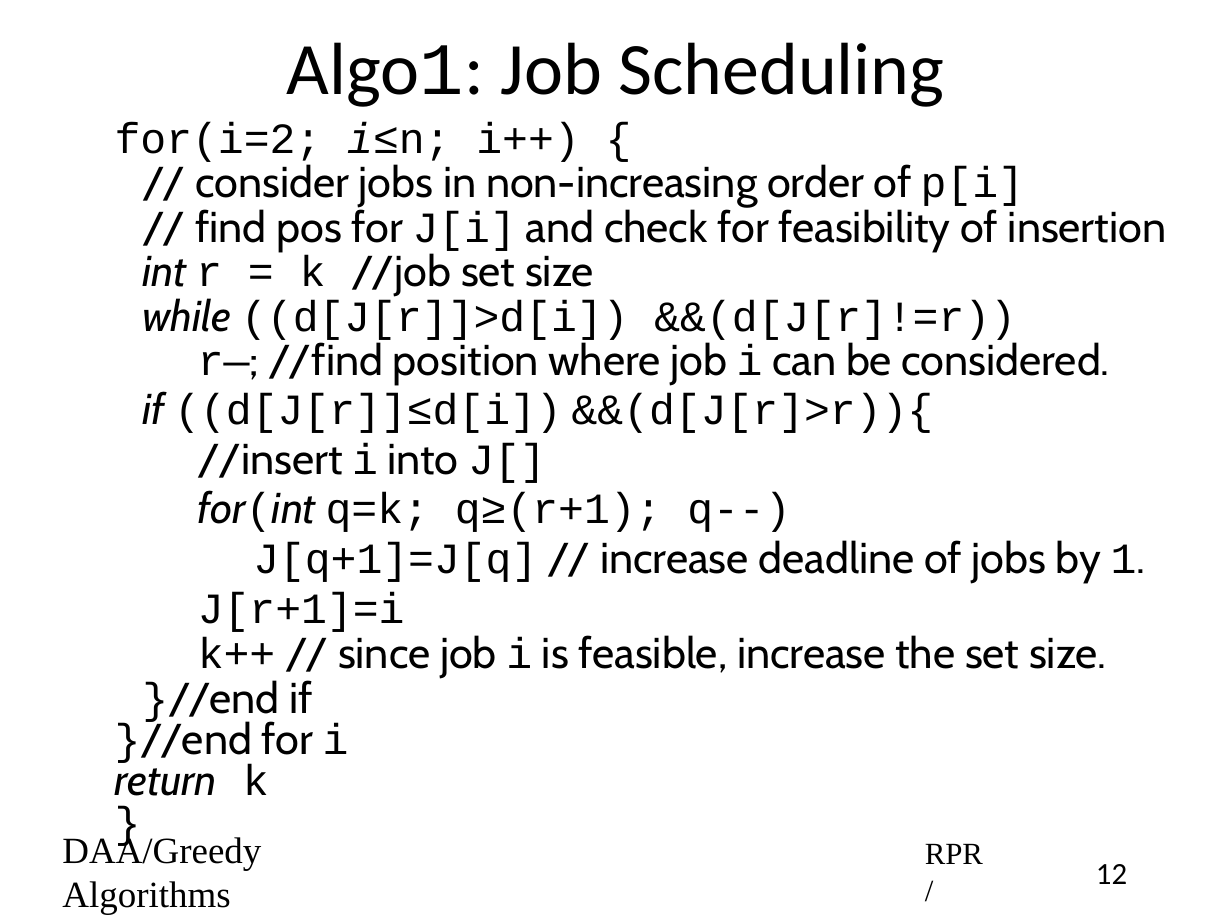
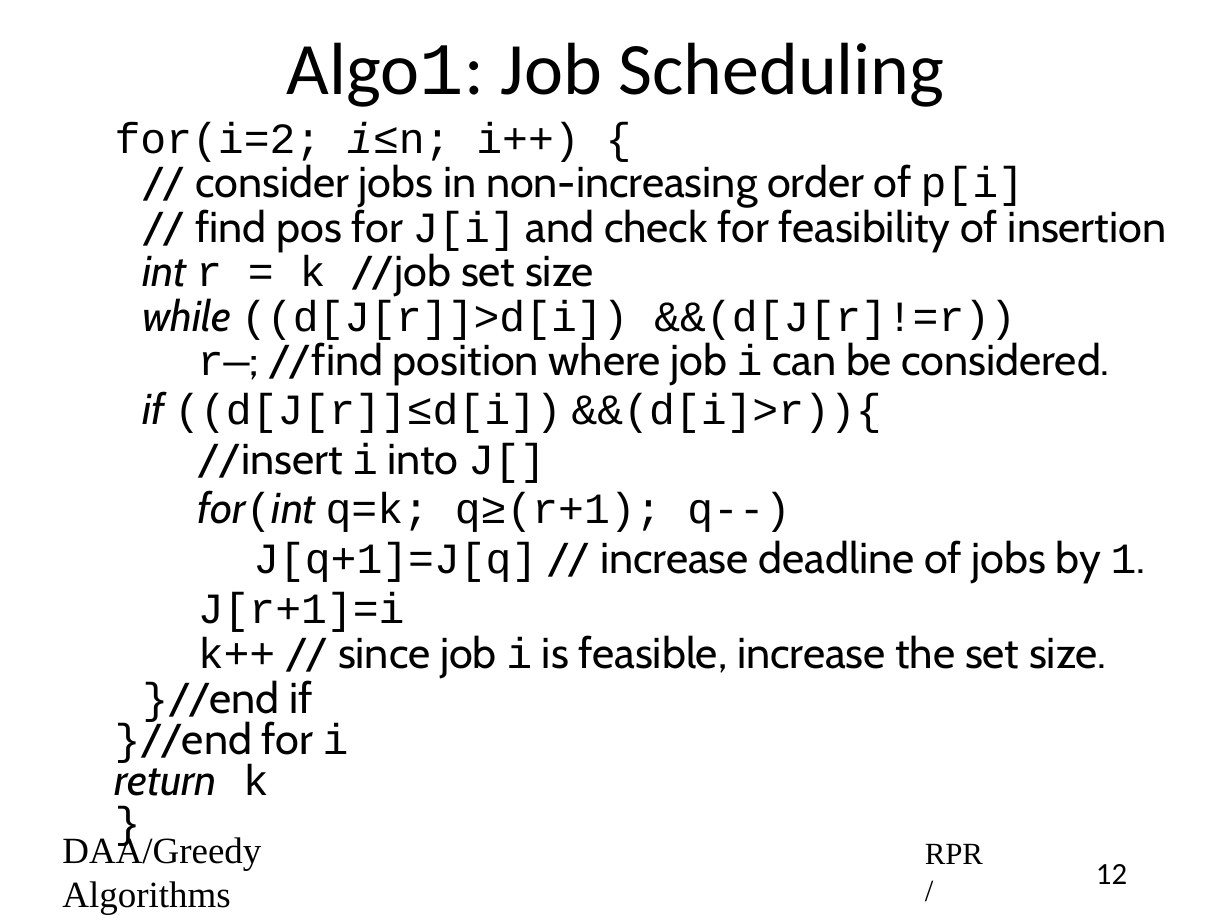
Before and after one commit to rprustagi/2019-17CS43-DAA, a slide deck: slide 12 of Slides-RPR/2019-H1-DAA-L23-Greedy-Algo-JobScheduling.pptx. Drawn at 1232x924 pixels with LibreOffice and Linux fonts; fonts in the diff are those of the drawing. Boxes give left, top, right and bottom in pixels: in the first picture for what was removed or moved away, otherwise in the second. Text is boxed around its words. In the diff, an @@ line names an element or a change of style, - is before the commit and + after.

Commit message:
Typo correction slide 12 in Job Scheduling

```diff
--- a/Slides-RPR/2019-H1-DAA-L23-Greedy-Algo-JobScheduling.pptx
+++ b/Slides-RPR/2019-H1-DAA-L23-Greedy-Algo-JobScheduling.pptx
@@ text at (x1=142, y1=391, x2=882, y2=433): text changed @@
-    if ((d[J[r]]≤d[i]) &&(d[J[r]>r)){
+    if ((d[J[r]]≤d[i]) &&(d[i]>r)){
```
Also in this commit, not shown: 4 other slides changed, 2 other files.
